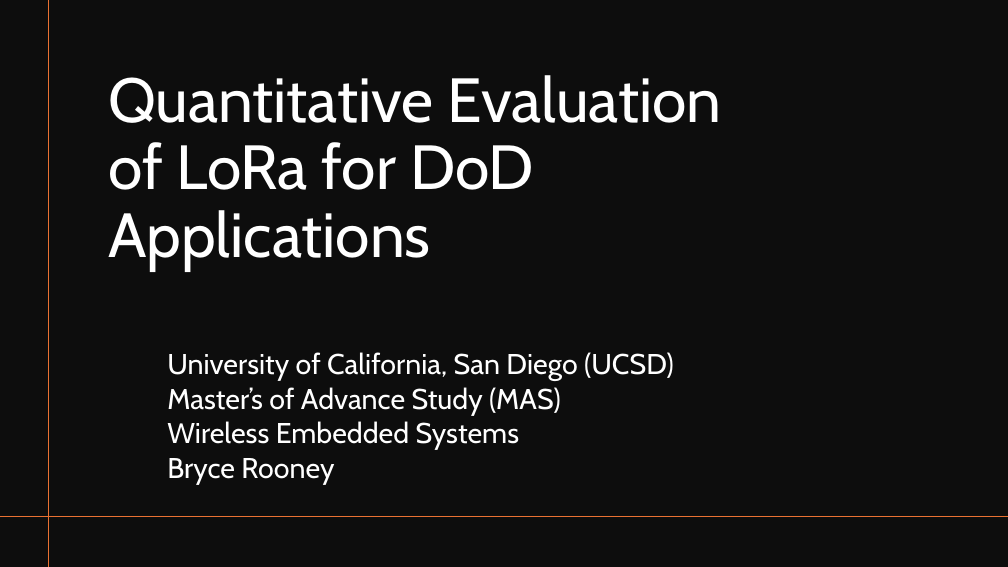
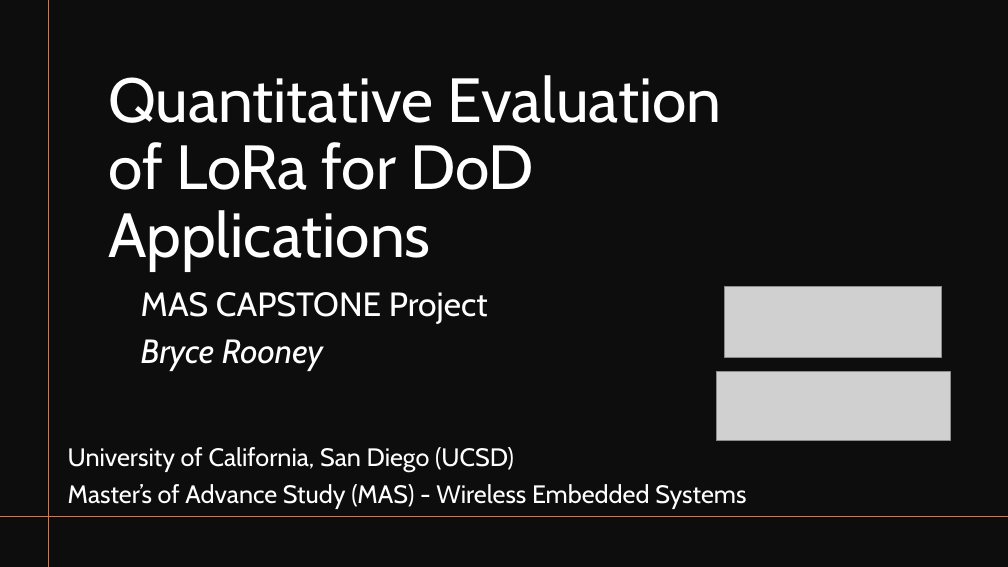
Before and after one commit to Brycycle/WES-CAPSTONE, a slide deck: slide 1 of Deliveries/Capstone Final Video_Bryce Rooney - Copy.pptx. Drawn at 1008x567 pixels with LibreOffice and Linux fonts; fonts in the diff are those of the drawing; grey boxes stand for pictures. Boxes give left, top, right and bottom in pixels: in the first picture for what was removed or moved away, otherwise in the second. Text is boxed around its words. In the diff, an @@ line names an element or a change of style, - is before the commit and + after.

```diff
--- a/Deliveries/Capstone Final Video_Bryce Rooney - Copy.pptx
+++ b/Deliveries/Capstone Final Video_Bryce Rooney - Copy.pptx
@@ subtitle "MAS CAPSTONE Project" moved from (x1=167, y1=352, x2=674, y2=485) to (x1=141, y1=292, x2=488, y2=371) @@
@@ subtitle at (x1=141, y1=292, x2=488, y2=324): text changed; size 27.2 to 32 pt @@
-University of California, San Diego (UCSD)
-Master’s of Advance Study (MAS)
-Wireless Embedded Systems
+MAS CAPSTONE Project
@@ picture added at (x1=724, y1=287, x2=942, y2=358) @@
@@ subtitle at (x1=141, y1=339, x2=323, y2=371): size 27.2 to 32 pt, italic on in "Bryce Rooney"; line spacing 0.7 to 0.9 @@
@@ picture added at (x1=716, y1=372, x2=950, y2=440) @@
@@ text added at (x1=68, y1=447, x2=746, y2=509), 24 pt, text #FFFFFF @@
+University of California, San Diego (UCSD)
+Master’s of Advance Study (MAS) - Wireless Embedded Systems
```
Also in this commit, not shown: 7 other slides changed, 2 slides added, 1 slide removed, 30 other files.
